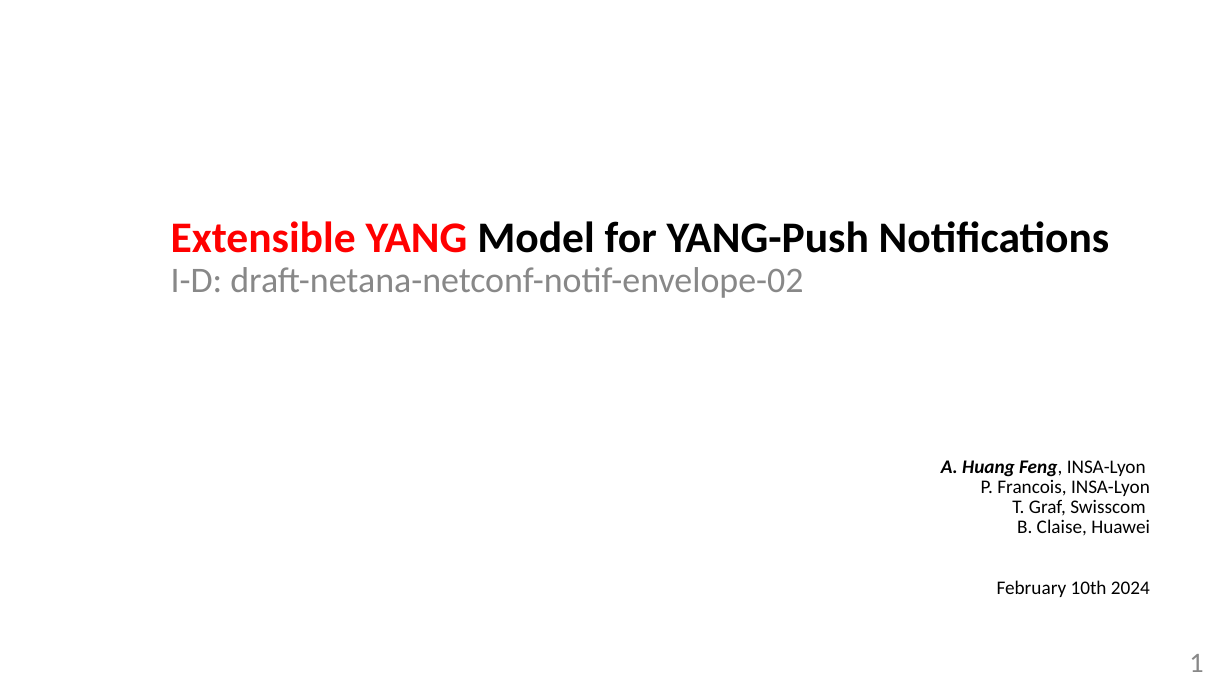
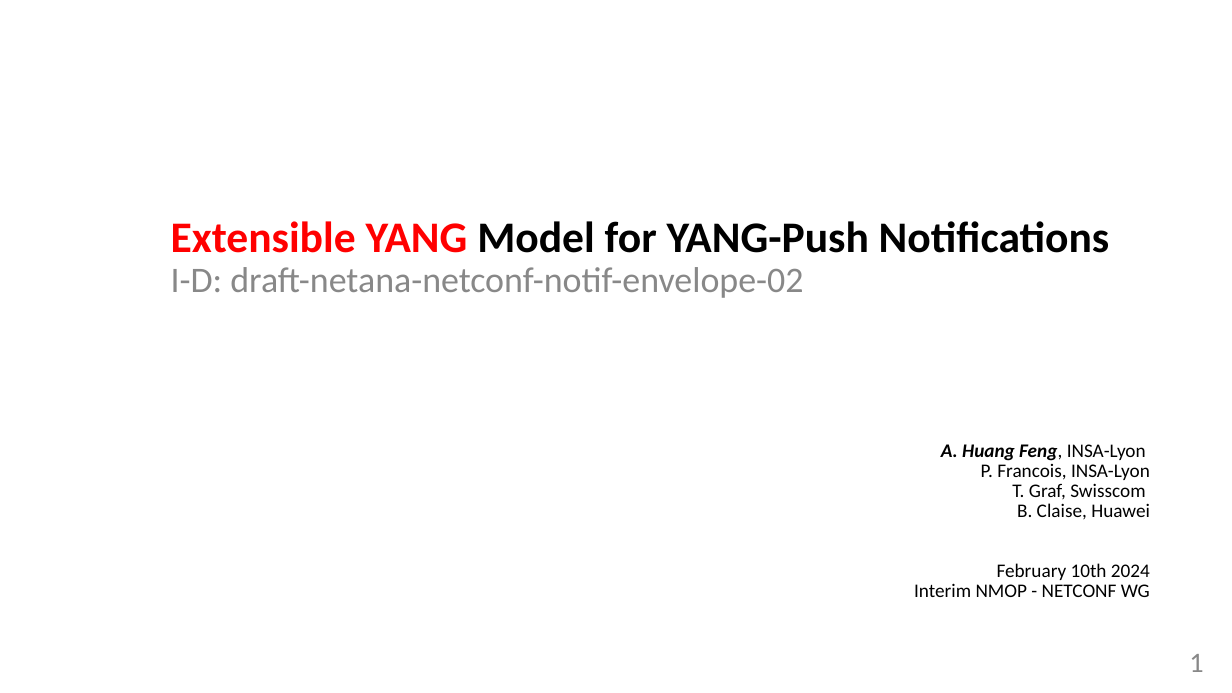
Before and after one commit to network-analytics/ietf-network-analytics-document-status, a slide deck: slide 1 of 122/NETCONF/netconf-nmop-interim-draft-netana-netconf-notif-envelope-02.pptx. Drawn at 1232x693 pixels with LibreOffice and Linux fonts; fonts in the diff are those of the drawing. Boxes give left, top, right and bottom in pixels: in the first picture for what was removed or moved away, otherwise in the second. Text is boxed around its words. In the diff, an @@ line names an element or a change of style, - is before the commit and + after.

```diff
--- a/122/NETCONF/netconf-nmop-interim-draft-netana-netconf-notif-envelope-02.pptx
+++ b/122/NETCONF/netconf-nmop-interim-draft-netana-netconf-notif-envelope-02.pptx
@@ text "A. Huang Feng, INSA-Lyon" moved from (x1=941, y1=460, x2=1150, y2=597) to (x1=914, y1=444, x2=1150, y2=597) @@
@@ text at (x1=914, y1=583, x2=1150, y2=597): paragraph added @@
+Interim NMOP - NETCONF WG
```
Also in this commit, not shown: 1 other slide changed, 1 slide added, 1 other file.
